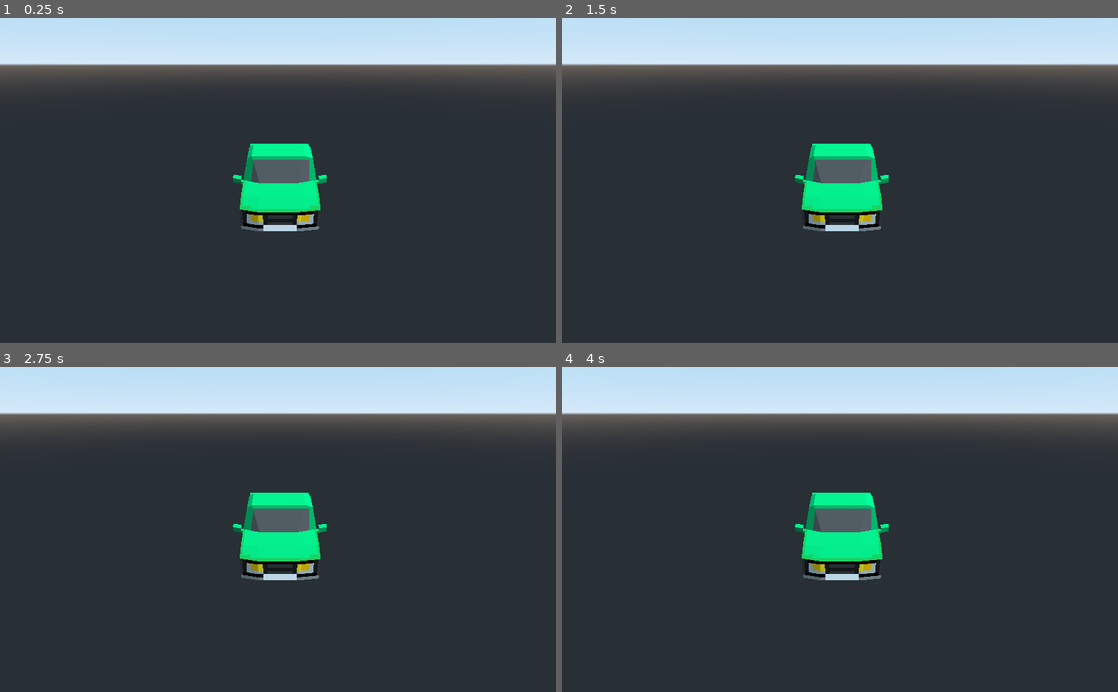
Above: before the commit, frames 1-4 (two rows, left to right).
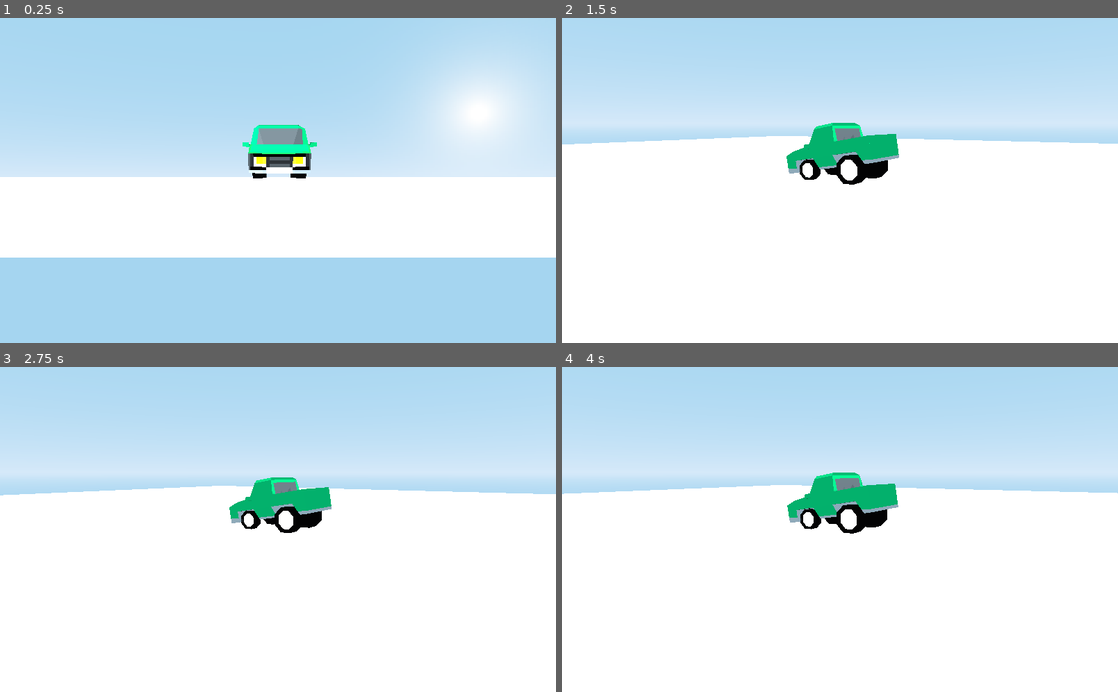
Above: after the commit, the same moments.

Repository: EmilienLeroy/3DLabs
Game: Godot game, scene res://main.tscn
Two runs of this game, one before a commit and one after it. Both use one fixed random seed, a clock stepped at 60 frames per second and the inputs below.
Inputs (mouse positions are in pixels of both pictures, inside the frame that each line leads up to):
- Up to frame 1 (0.25 s): no input
- Up to frame 2 (1.5 s): move the mouse to (962, 164) at 0.52 s; press the mouse at (962, 164) at 0.53 s; tap Mouse wheel up (cam_zoom_in, bound only after the commit) at 0.8, 1.35 s; move the mouse to (728, 196) at 1.27 s; release the mouse at (728, 196) at 1.28 s
- Up to frame 3 (2.75 s): tap Mouse wheel down (cam_zoom_out, bound only after the commit) at 1.55 s; move the mouse to (333, 458) at 2.02 s; hold Mouse wheel down (cam_zoom_out, bound only after the commit) from 2.03 s (still down); click (333, 458) at 2.3 s
- Up to frame 4 (4 s): move the mouse to (812, 594) at 2.77 s; release Mouse wheel down (cam_zoom_out, bound only after the commit) at 2.78 s; click (812, 594) at 2.85 s; tap Mouse wheel up (cam_zoom_in, bound only after the commit) at 3.05 s; move the mouse to (1006, 578) at 3.52 s; hold Mouse wheel up (cam_zoom_in, bound only after the commit) from 3.53 s (still down); tap Mouse wheel down (cam_zoom_out, bound only after the commit) at 3.8 s

The runs differ from the first frame. In frame 1, 93% of the frame differs, in the area x 0-100%, y 2-100%; in frame 2, 90%; in frame 3, 90%; in frame 4, 90%.

Commit message:
✨ Add camera and improve light

Diff:
--- a/main.tscn
+++ b/main.tscn
@@ -1,16 +1,41 @@
-[gd_scene load_steps=2 format=2]
+[gd_scene load_steps=6 format=2]
 
 [ext_resource path="res://assets/truck/Truck.gltf" type="PackedScene" id=1]
+[ext_resource path="res://scenes/camera/camera.tscn" type="PackedScene" id=2]
+
+[sub_resource type="ProceduralSky" id=3]
+ground_bottom_color = Color( 0.647059, 0.839216, 0.945098, 1 )
+ground_horizon_color = Color( 0.839216, 0.917647, 0.980392, 1 )
+sun_latitude = 9.02
+sun_longitude = 29.69
+
+[sub_resource type="Environment" id=1]
+background_mode = 2
+background_sky = SubResource( 3 )
+background_color = Color( 1, 1, 1, 1 )
+ambient_light_color = Color( 0.0745098, 0.0745098, 0.0745098, 1 )
+ambient_light_energy = 5.18
+ambient_light_sky_contribution = 0.22
+dof_blur_near_transition = 31.08
+
+[sub_resource type="PlaneMesh" id=2]
+size = Vector2( 20, 20 )
 
 [node name="Main" type="Spatial"]
 
-[node name="Camera" type="Camera" parent="."]
-transform = Transform( 1, 0, 0, 0, 0.9242, 0.381909, 0, -0.381909, 0.9242, 0, 1.24335, 2.28375 )
-current = true
-fov = 60.2
-near = 0.44
+[node name="WorldEnvironment" type="WorldEnvironment" parent="."]
+environment = SubResource( 1 )
 
 [node name="Truck" parent="." instance=ExtResource( 1 )]
+transform = Transform( 1, 0, 0, 0, 1, 0, 0, 0, 1, 0, -0.0260856, 0 )
+
+[node name="CameraGimbal" parent="." instance=ExtResource( 2 )]
+target = NodePath("../Truck")
+mouse_control = true
+
+[node name="MeshInstance" type="MeshInstance" parent="."]
+mesh = SubResource( 2 )
 
 [node name="DirectionalLight" type="DirectionalLight" parent="."]
-transform = Transform( -0.489346, 0.738736, 0.463475, -0.0542798, -0.556223, 0.829259, 0.870399, 0.380637, 0.312284, 5.20234, 2.0633, 0 )
+transform = Transform( 0.714245, 0.456016, -0.530946, -0.126609, 0.830275, 0.542783, 0.688349, -0.320458, 0.650755, -4.67199, 2.42965, 2.74479 )
+shadow_enabled = true
--- a/project.godot
+++ b/project.godot
@@ -18,6 +18,24 @@
 
 common/drop_mouse_on_gui_input_disabled=true
 
+[input]
+
+cam_zoom_in={
+"deadzone": 0.5,
+"events": [ Object(InputEventMouseButton,"resource_local_to_scene":false,"resource_name":"","device":0,"alt":false,"shift":false,"control":false,"meta":false,"command":false,"button_mask":0,"position":Vector2( 0, 0 ),"global_position":Vector2( 0, 0 ),"factor":1.0,"button_index":4,"pressed":false,"doubleclick":false,"script":null)
+ ]
+}
+cam_zoom_out={
+"deadzone": 0.5,
+"events": [ Object(InputEventMouseButton,"resource_local_to_scene":false,"resource_name":"","device":0,"alt":false,"shift":false,"control":false,"meta":false,"command":false,"button_mask":0,"position":Vector2( 0, 0 ),"global_position":Vector2( 0, 0 ),"factor":1.0,"button_index":5,"pressed":false,"doubleclick":false,"script":null)
+ ]
+}
+cam_move={
+"deadzone": 0.5,
+"events": [ Object(InputEventMouseButton,"resource_local_to_scene":false,"resource_name":"","device":0,"alt":false,"shift":false,"control":false,"meta":false,"command":false,"button_mask":0,"position":Vector2( 0, 0 ),"global_position":Vector2( 0, 0 ),"factor":1.0,"button_index":1,"pressed":false,"doubleclick":false,"script":null)
+ ]
+}
+
 [physics]
 
 common/enable_pause_aware_picking=true
--- /dev/null
+++ b/scenes/camera/camera.gd
@@ -0,0 +1,44 @@
+extends Spatial
+
+export (NodePath) var target
+
+export (float, 0.0, 2.0) var rotation_speed = PI/2
+
+# mouse properties
+export (bool) var mouse_control = false
+export (float, 0.001, 0.1) var mouse_sensitivity = 0.005
+export (bool) var invert_y = false
+export (bool) var invert_x = false
+
+# zoom settings
+export (float) var max_zoom = 3.0
+export (float) var min_zoom = 0.4
+export (float, 0.05, 1.0) var zoom_speed = 0.09
+
+var zoom = 1.5
+
+func _unhandled_input(event):
+	if event.is_action_pressed("cam_zoom_in"):
+		zoom -= zoom_speed
+
+	if event.is_action_pressed("cam_zoom_out"):
+		zoom += zoom_speed
+
+	zoom = clamp(zoom, min_zoom, max_zoom)
+
+
+	if mouse_control and event is InputEventMouseMotion and Input.is_action_pressed("cam_move"):
+		if event.relative.x != 0:
+			var dir = 1 if invert_x else -1
+			rotate_object_local(Vector3.UP, dir * event.relative.x * mouse_sensitivity)
+		if event.relative.y != 0:
+			var dir = 1 if invert_y else -1
+			var y_rotation = clamp(event.relative.y, -30, 30)
+			$InnerGimbal.rotate_object_local(Vector3.RIGHT, dir * y_rotation * mouse_sensitivity)
+
+
+func _process(delta):
+	$InnerGimbal.rotation.x = clamp($InnerGimbal.rotation.x, -1.4, -0.01)
+	scale = lerp(scale, Vector3.ONE * zoom, zoom_speed)
+	if target:
+		global_transform.origin = get_node(target).global_transform.origin
--- /dev/null
+++ b/scenes/camera/camera.tscn
@@ -0,0 +1,13 @@
+[gd_scene load_steps=2 format=2]
+
+[ext_resource path="res://scenes/camera/camera.gd" type="Script" id=1]
+
+[node name="CameraGimbal" type="Spatial"]
+script = ExtResource( 1 )
+
+[node name="InnerGimbal" type="Spatial" parent="."]
+
+[node name="Camera" type="Camera" parent="InnerGimbal"]
+transform = Transform( 1, 0, 0, 0, 1, 0, 0, 0, 1, 0, 0, 2.73128 )
+current = true
+fov = 50.0
Not shown, changed: export_presets.cfg
